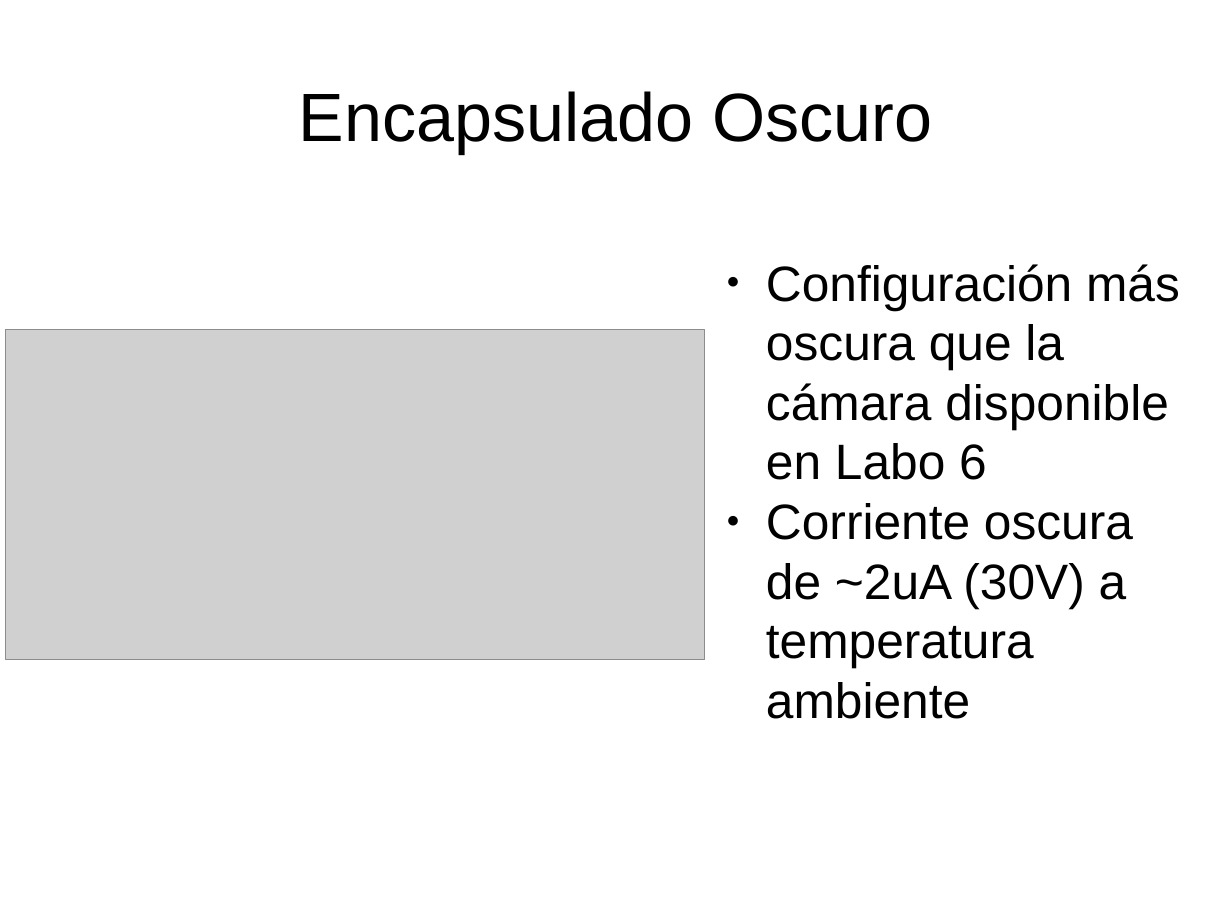
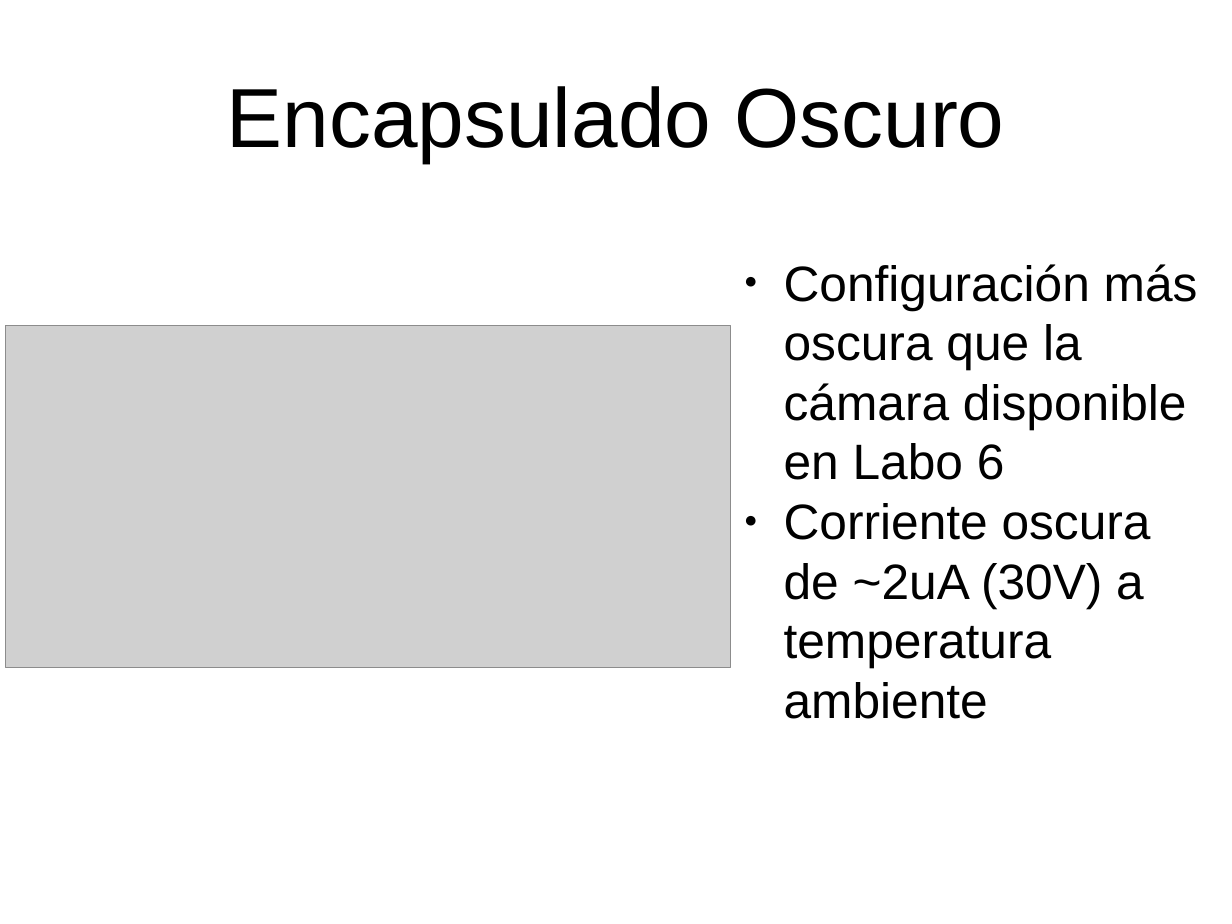
Before and after one commit to labosat/Labo-7, a slide deck: slide 3 of Charla Avance Labo7.odp. Drawn at 1232x924 pixels with LibreOffice and Linux fonts; fonts in the diff are those of the drawing; grey boxes stand for pictures. Boxes give left, top, right and bottom in pixels: in the first picture for what was removed or moved away, otherwise in the second. Text is boxed around its words. In the diff, an @@ line names an element or a change of style, - is before the commit and + after.

```diff
--- a/Charla Avance Labo7.odp
+++ b/Charla Avance Labo7.odp
@@ text "Encapsulado Oscuro" at [227,86,1005,163]: size 44 to 54 pt @@
@@ text "Configuración más oscura que la ...": place and size @@
-text "Configuración más oscura que la ..." at [766,264,1180,719]
+text "Configuración más oscura que la ..." at [784,264,1198,719]
@@ picture: place and size @@
-picture at [6,330,704,660]
+picture at [6,325,731,667]
```
Also in this commit, not shown: 7 other slides changed, 3 slides added, 2 slides removed, 5 other files.
